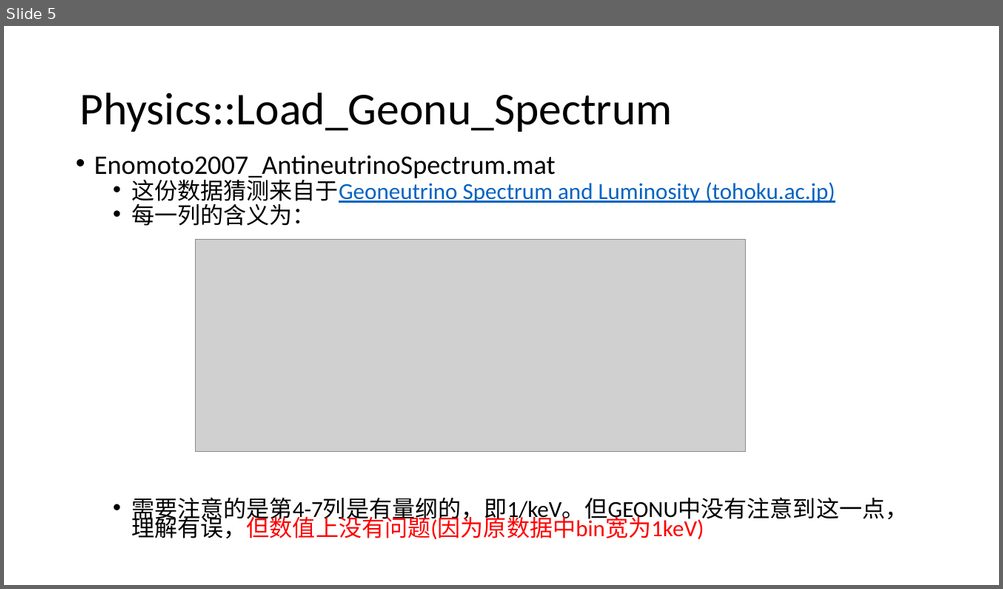
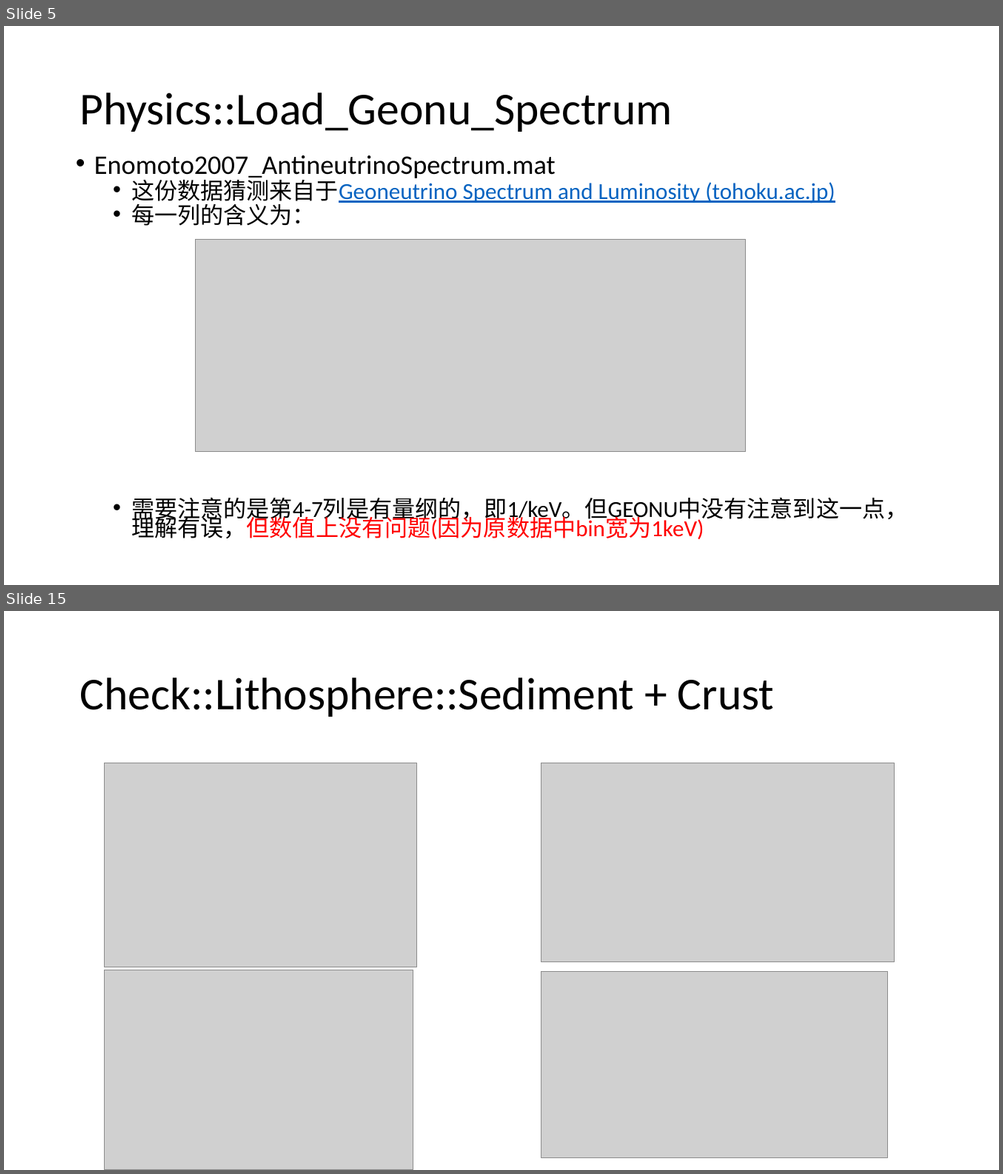
Before and after one commit to KyoChigo/Geo-nu_Simulation, a slide deck: Slides.pptx. Shown one above the other, each under a label of ours: slide 5 before the commit, slides 5 and 15 after it; the slides between them are not shown. The pictures are 1003x589 and 1003x1174 pixels, drawn with LibreOffice and Linux fonts; fonts in the diff are those of the drawing; grey boxes stand for pictures. Boxes give left, top, right and bottom in pixels: in the first picture for what was removed or moved away, otherwise in the second. Text is boxed around its words. In the diff, an @@ line names an element or a change of style, - is before the commit and + after.

```diff
--- a/Slides.pptx
+++ b/Slides.pptx
@@ slide 15 added at (x1=4, y1=611, x2=999, y2=1170), background #FFFFFF @@
@@ title added at (x1=79, y1=678, x2=774, y2=717), 44 pt, text #000000 @@
+Check::Lithosphere::Sediment + Crust
@@ picture added at (x1=105, y1=763, x2=417, y2=968) @@
@@ picture added at (x1=540, y1=763, x2=894, y2=963) @@
@@ picture added at (x1=105, y1=971, x2=413, y2=1170) @@
@@ picture added at (x1=540, y1=972, x2=888, y2=1159) @@
```
Also in this commit, not shown: 9 other slides added, 28 other files.
